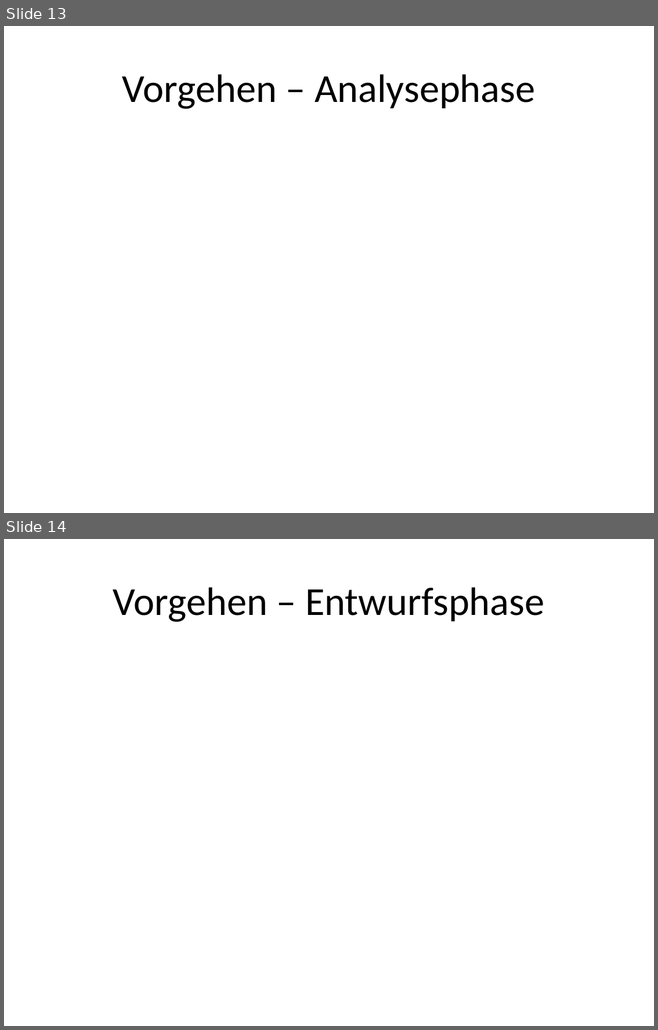
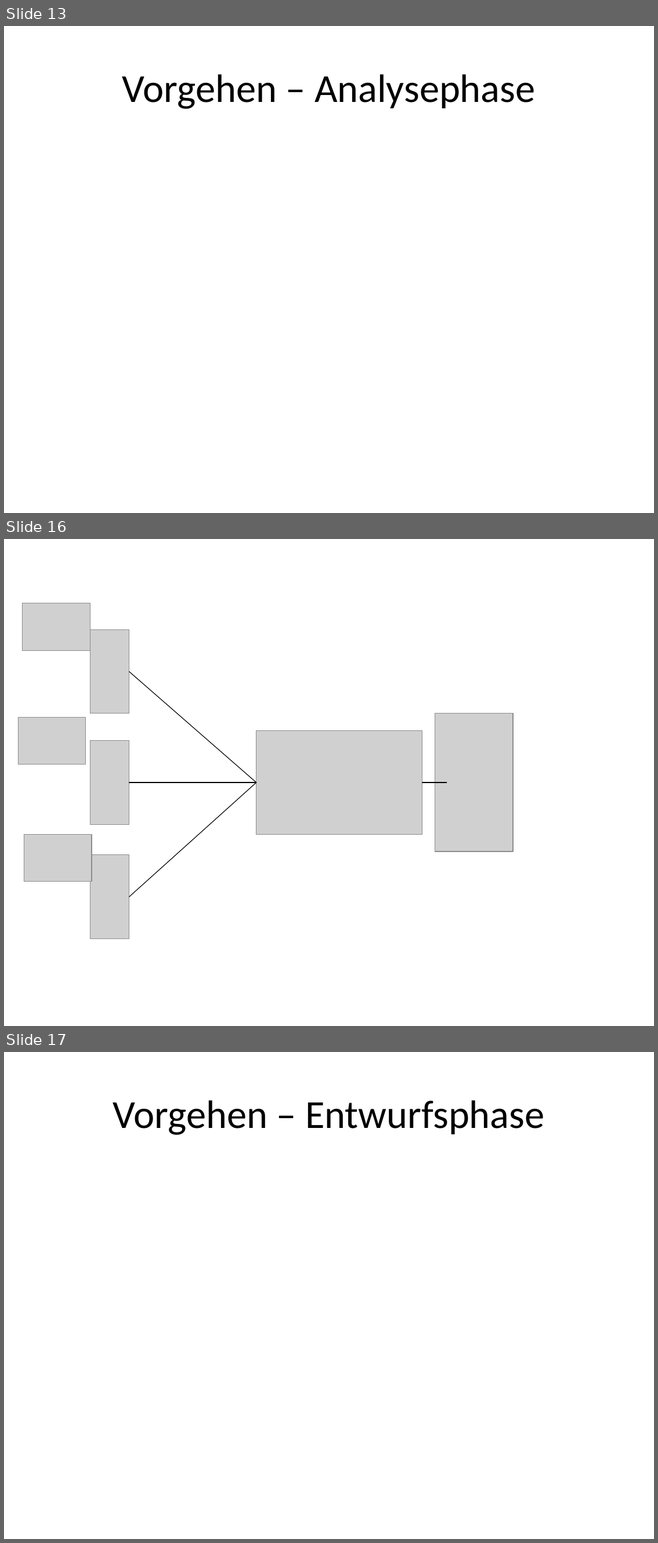
Before and after one commit to TrialAnd404/MyRepo, a slide deck: ZitatErfassung.pptx. Shown one above the other, each under a label of ours: slides 13 and 14 before the commit, slides 13, 16 and 17 after it; the slides between them are not shown. The pictures are 658x1030 and 658x1543 pixels, drawn with LibreOffice and Linux fonts; fonts in the diff are those of the drawing; grey boxes stand for pictures. Boxes give left, top, right and bottom in pixels: in the first picture for what was removed or moved away, otherwise in the second. Text is boxed around its words. In the diff, an @@ line names an element or a change of style, - is before the commit and + after.

```diff
--- a/ZitatErfassung.pptx
+++ b/ZitatErfassung.pptx
@@ slide 16 added at (4,539,654,1026), background #FFFFFF @@
@@ picture added at (23,603,90,651) @@
@@ picture added at (90,630,129,714) @@
@@ line added from (129, 671) to (256, 783), #000000 0.75 pt @@
@@ picture added at (18,717,86,765) @@
@@ picture added at (435,714,513,852) @@
@@ picture added at (90,741,129,825) @@
@@ picture added at (256,730,422,835) @@
@@ line added from (129, 783) to (256, 783), #000000 0.75 pt @@
@@ line added from (129, 897) to (256, 783), #000000 0.75 pt @@
@@ line added from (422, 783) to (447, 783), #000000 0.75 pt @@
@@ picture added at (24,835,92,882) @@
@@ picture added at (90,855,129,939) @@
@@ what was slide 14 is now slide 17 @@
```
Also in this commit, not shown: 2 other slides added, 1 other file.
